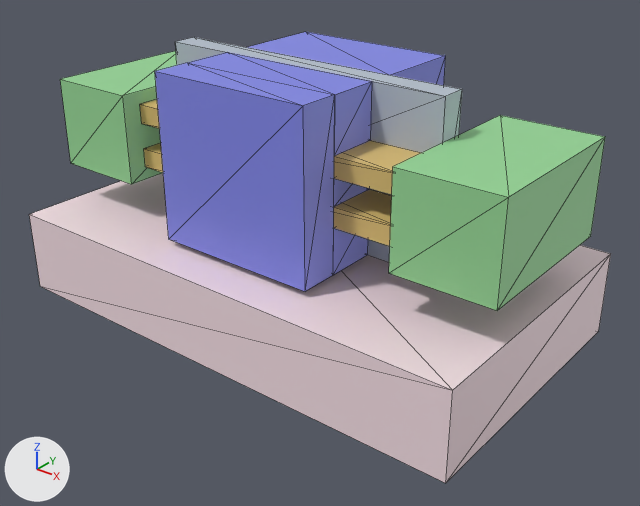
The glTF model models/simp_fs.glb: old version first, new version second.
The view is the same before and after, from a 50 mm camera at (156.8, -189.3, 112.2) aimed at (7.9, -3.1, -3.2). Every picture has the same lights, and +X, +Y and +Z are marked at lower left. The picture after the commit comes second. Mesh edges are drawn as thin lines.

The first picture shows 'ch0', 'ch1', 'drn0', 'gate', 'src0', 'sub', 'wall'.
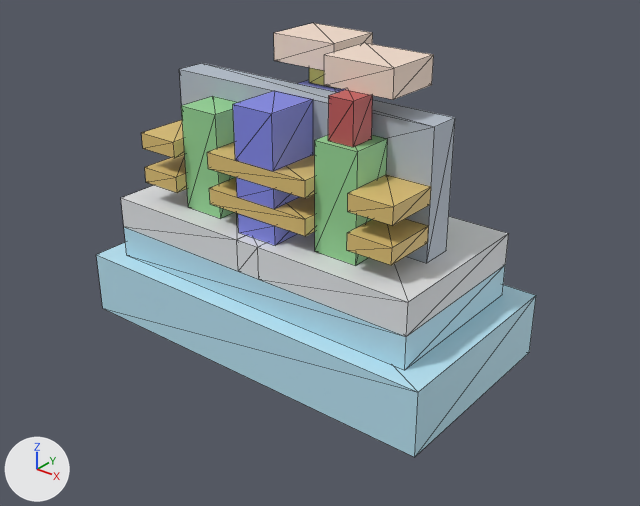
The change, as a list of edits to the scene's bpy script:
```text
Change me_wall__wall:
    remove me_wall__wall.from_pydata(...)  # 8 vertices, 12 faces; spans x -48.0..48.0, y -4.0..4.0, z 2.0..52.0
    add me_wall__wall.from_pydata(...)  # 8 vertices, 12 faces; spans x -46.0..46.0, y -5.0..5.0, z 6.0..44.0
    me_wall__wall part 1: the whole mesh is scaled about its middle by (0.958, 1.25, 0.76), then moved by (0.0, 0.0, -2.0)
Remove ob_sub:
    ob_sub = bpy.data.objects.new('sub', me_sub__silicon)
Remove ob_src0:
    ob_src0 = bpy.data.objects.new('src0', me_src0__md)
Remove ob_drn0:
    ob_drn0 = bpy.data.objects.new('drn0', me_drn0__md)
Remove ob_ch0:
    ob_ch0 = bpy.data.objects.new('ch0', me_ch0__nanowire)
Remove ob_ch1:
    ob_ch1 = bpy.data.objects.new('ch1', me_ch1__nanowire)
Remove ob_gate:
    ob_gate = bpy.data.objects.new('gate', me_gate__po)
Add ob_m0_g:
    ob_m0_g = bpy.data.objects.new('m0_g', me_m0_g__m0)  # a box spanning x -14.0..8.0, y 3.0..21.0, z 50.0..58.0; in mat_metal_0 (beige #f9e2d1)
    ob_m0_g.location = (0.0, 0.0, 0.0)
Add ob_m0_d:
    ob_m0_d = bpy.data.objects.new('m0_d', me_m0_d__m0)  # a box spanning x 14.0..36.0, y -9.0..9.0, z 50.0..58.0; in mat_metal_0 (beige #f9e2d1)
    ob_m0_d.location = (0.0, 0.0, 0.0)
Add ob_vg:
    ob_vg = bpy.data.objects.new('vg', me_vg__vg)  # a box spanning x -5.0..5.0, y 8.0..16.0, z 44.0..50.0; in mat_vg (yellow #fbf584)
    ob_vg.location = (0.0, 0.0, 0.0)
Add ob_vd:
    ob_vd = bpy.data.objects.new('vd', me_vd__vd)  # a box spanning x 21.0..29.0, y -16.0..-8.0, z 38.0..50.0; in mat_vd (red #c55d5d)
    ob_vd.location = (0.0, 0.0, 0.0)
Add ob_po:
    ob_po = bpy.data.objects.new('po', me_po__po)  # a box spanning x -7.0..7.0, y 5.0..20.0, z 6.0..44.0; a box spanning x -7.0..7.0, y -22.0..-5.0, z 6.0..12.0; a box spanning x -7.0..7.0, y -22.0..-5.0, z 17.0..23.0; a box spanning x -7.0..7.0, y -22.0..-5.0, z 28.0..44.0; a box spanning x -4.0..4.0, y -20.0..20.0, z -4.0..6.0; in mat_po (blue #848ae9)
    ob_po.location = (0.0, 0.0, 0.0)
Add ob_md_drn:
    ob_md_drn = bpy.data.objects.new('md_drn', me_md_drn__md)  # a box spanning x 18.0..32.0, y 5.0..18.0, z 6.0..38.0; a box spanning x 18.0..32.0, y -18.0..-5.0, z 6.0..38.0; in mat_md (green #97d797)
    ob_md_drn.location = (0.0, 0.0, 0.0)
Add ob_md_src:
    ob_md_src = bpy.data.objects.new('md_src', me_md_src__md)  # a box spanning x -32.0..-18.0, y 5.0..18.0, z 6.0..38.0; a box spanning x -32.0..-18.0, y -18.0..-5.0, z 6.0..38.0; in mat_md (green #97d797)
    ob_md_src.location = (0.0, 0.0, 0.0)
Add ob_fox:
    ob_fox = bpy.data.objects.new('fox', me_fox__fox)  # 24 vertices, 48 faces; spans x -54.0..54.0, y -26.0..26.0, z -4.0..6.0; in mat_sio2__field (white #e5e7e9)
    ob_fox.location = (0.0, 0.0, 0.0)
Add ob_pwell_u:
    ob_pwell_u = bpy.data.objects.new('pwell_u', me_pwell_u__pwell)  # a box spanning x -54.0..54.0, y -26.0..26.0, z -14.0..-4.0; in mat_p_well (cyan #bbe6f6)
    ob_pwell_u.location = (0.0, 0.0, 0.0)
Add ob_pwell:
    ob_pwell = bpy.data.objects.new('pwell', me_pwell__pwell)  # a box spanning x -62.0..62.0, y -32.0..32.0, z -34.0..-14.0; in mat_p_well (cyan #bbe6f6)
    ob_pwell.location = (0.0, 0.0, 0.0)
Add ob_wsr2:
    ob_wsr2 = bpy.data.objects.new('wsr2', me_wsr2__nanowire)  # a box spanning x -46.0..-32.0, y -22.0..-5.0, z 23.0..28.0; in mat_nanowire (yellow #e1c276)
    ob_wsr2.location = (0.0, 0.0, 0.0)
Add ob_ws2:
    ob_ws2 = bpy.data.objects.new('ws2', me_ws2__nanowire)  # a box spanning x 32.0..46.0, y -22.0..-5.0, z 23.0..28.0; in mat_nanowire (yellow #e1c276)
    ob_ws2.location = (0.0, 0.0, 0.0)
Add ob_w2:
    ob_w2 = bpy.data.objects.new('w2', me_w2__nanowire)  # a box spanning x -18.0..18.0, y -22.0..-5.0, z 23.0..28.0; in mat_nanowire (yellow #e1c276)
    ob_w2.location = (0.0, 0.0, 0.0)
Add ob_wsr1:
    ob_wsr1 = bpy.data.objects.new('wsr1', me_wsr1__nanowire)  # a box spanning x -46.0..-32.0, y -22.0..-5.0, z 12.0..17.0; in mat_nanowire (yellow #e1c276)
    ob_wsr1.location = (0.0, 0.0, 0.0)
Add ob_ws1:
    ob_ws1 = bpy.data.objects.new('ws1', me_ws1__nanowire)  # a box spanning x 32.0..46.0, y -22.0..-5.0, z 12.0..17.0; in mat_nanowire (yellow #e1c276)
    ob_ws1.location = (0.0, 0.0, 0.0)
Add ob_w1:
    ob_w1 = bpy.data.objects.new('w1', me_w1__nanowire)  # a box spanning x -18.0..18.0, y -22.0..-5.0, z 12.0..17.0; in mat_nanowire (yellow #e1c276)
    ob_w1.location = (0.0, 0.0, 0.0)
```

Boxes (x1, y1, x2, y2) around the edits, measured in the pictures (640 x 506 px):
'sub', deleted (pale pink)
    before: (29, 173, 611, 483)
'gate', deleted (blue)
    before: (155, 32, 446, 291)
'pwell', added (cyan)
    after: (96, 242, 536, 457)
'drn0', deleted (green)
    before: (389, 115, 605, 311)
'fox', added
    after: (121, 185, 509, 337)
'wall', rescaled (11% shorter)
    before: (175, 37, 462, 262)
    after: (179, 63, 455, 263)
'pwell_u', added (cyan)
    after: (124, 227, 505, 370)
'src0', deleted (green)
    before: (60, 51, 177, 184)
'po', added (blue)
    after: (233, 80, 345, 245)
'md_drn', added (green)
    after: (315, 135, 388, 266)
'm0_d', added
    after: (324, 43, 434, 100)
'md_src', added (green)
    after: (181, 96, 238, 218)
'ch1', deleted
    before: (140, 99, 420, 195)
'ws2', added (yellow)
    after: (348, 175, 431, 225)
'm0_g', added (beige)
    after: (274, 23, 373, 70)
'ch0', deleted
    before: (144, 143, 392, 246)
'ws1', added (yellow)
    after: (347, 219, 429, 265)
'w2', added (yellow)
    after: (207, 142, 315, 198)
'w1', added (yellow)
    after: (209, 178, 315, 236)
'vd', added (red)
    after: (328, 90, 373, 147)
'wsr2', added (yellow)
    after: (142, 120, 184, 158)
'wsr1', added (yellow)
    after: (145, 155, 187, 193)
'vg', added (mostly hidden)
    after: (309, 68, 335, 88)
